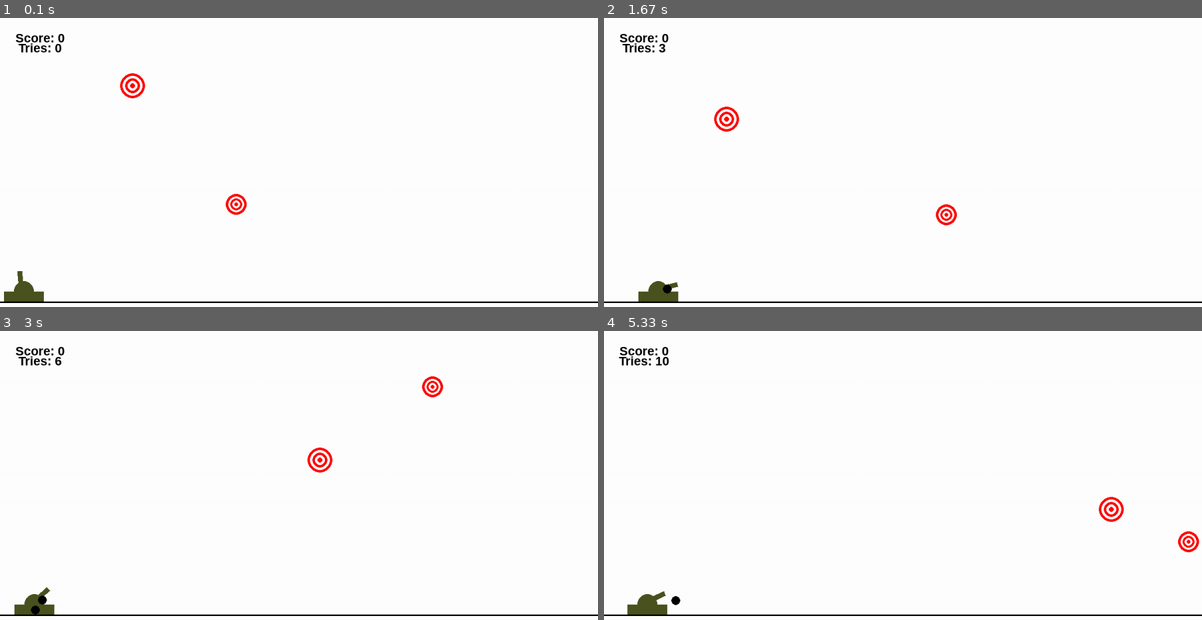
Above: before the commit, frames 1-4 (two rows, left to right).
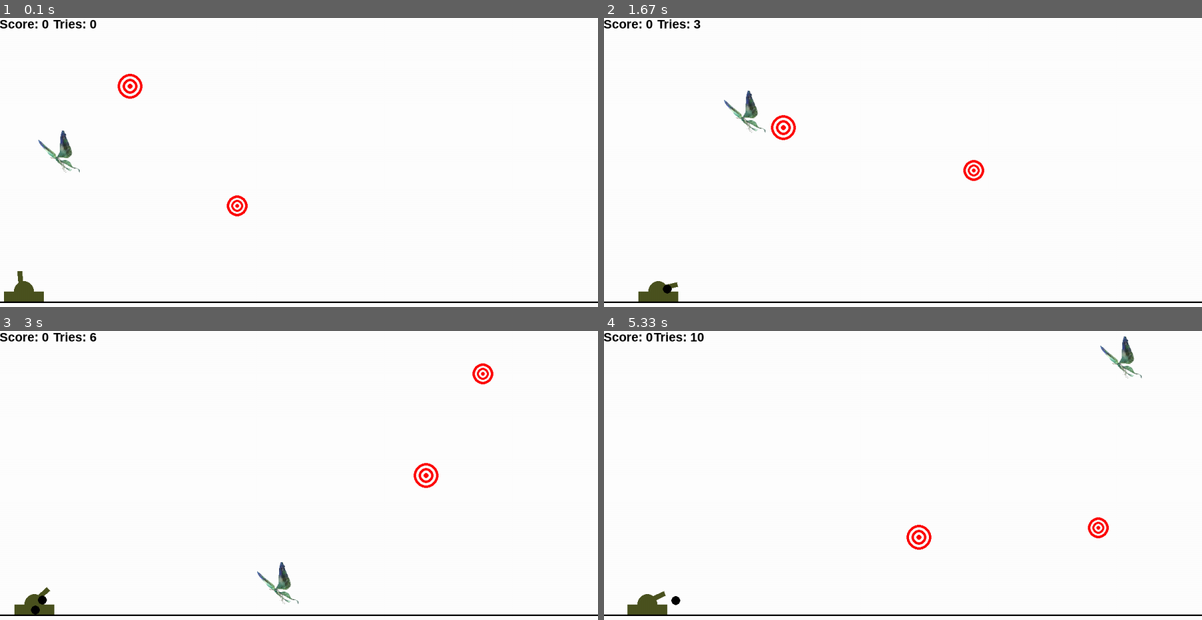
Above: after the commit, the same moments.

Repository: gnorayr/infa_2020_Gevorgyan
Game: pygame game, started from Lab 8 Cannon/Zibil.py
The game is run twice, just before and just after one commit, with the same random seed, the same clock (stepped at 60 frames per second) and the same inputs.
Inputs (mouse positions are in pixels of both pictures, inside the frame that each line leads up to):
- Up to frame 1 (0.1 s): no input
- Up to frame 2 (1.67 s): press the mouse at (1094, 159) at 0.37 s; move the mouse to (998, 174) at 0.47 s; release the mouse at (908, 185) at 0.6 s; hold Right 0.67-1.13 s; click (717, 237) at 0.75 s; hold Right 1.17-1.63 s; click (944, 228) at 1.25 s
- Up to frame 3 (3 s): hold Left 1.67-2.2 s; click (322, 579) at 1.75 s; hold Left 2.23-2.63 s; click (101, 371) at 2.32 s; hold Right from 2.67 s (still down); click (227, 437) at 2.75 s
- Up to frame 4 (5.33 s): release Right at 3.3 s; hold Left 3.33-3.8 s; click (879, 409) at 3.42 s; hold Right 3.83-4.3 s; click (1130, 371) at 3.92 s; hold Right 4.33-4.8 s; click (807, 383) at 4.42 s; hold Left from 4.83 s (still down); click (849, 510) at 4.92 s

The runs differ from the first frame. In frame 1, 1.2% of the frame differs, in the area x 0-42%, y 0-69%; in frame 2, 1.5%; in frame 3, 1.5%; in frame 4, 1.6%, in the area x 0-100%, y 0-77%.

Commit message:
butterfy added

Diff:
--- a/Lab 8 Cannon/Zibil.py
+++ b/Lab 8 Cannon/Zibil.py
@@ -16,14 +16,14 @@
 def score_count():
     font = pygame.font.SysFont('arial', 25, True)
     text_1 = font.render("Score: {}".format(score), True, BLACK)
-    screen.blit(text_1, text_1.get_rect(center=(screen_x // 15, screen_y // 15)))
+    screen.blit(text_1, text_1.get_rect(center=(screen_x // 25, screen_y // 50)))
 
 
 def tries_count():
-    tries = len(bullet)
+    tries = len(bullets)
     font = pygame.font.SysFont('arial', 25, True)
     text_1 = font.render("Tries: {}".format(tries), True, BLACK)
-    screen.blit(text_1, text_1.get_rect(center=(screen_x // 15, screen_y // 10)))
+    screen.blit(text_1, text_1.get_rect(center=(screen_x // 8, screen_y // 50)))
 
 
 class Timer:
@@ -125,13 +125,13 @@
     def __init__(self, bottom=screen_y, top=0, left=0, right=screen_x):
         self.color = RED
         self.r = ran(20, 25)
-        self.right = right - self.r
-        self.left = left + self.r
-        self.top = top + self.r
-        self.bottom = bottom - self.r
-        self.x = ran(self.left, self.right)
-        self.y = ran(self.top, self.bottom)
-        self.v = self.r / 5
+        self.right = right
+        self.left = left
+        self.top = top
+        self.bottom = bottom
+        self.x = ran(self.left + self.r, self.right - self.r)
+        self.y = ran(self.top + self.r, self.bottom - self.r)
+        self.v = self.r / 4
         self.angle = ran(0, int(2 * pi * 100))
         self.vx = self.v * cos(self.angle // 100)
         self.vy = self.v * sin(self.angle // 100)
@@ -146,18 +146,32 @@
     def move(self):
         self.x += self.vx
         self.y += self.vy
-        if self.x > self.right:
+        if self.x > self.right - self.r:
             self.vx = -abs(self.vx)
-        if self.y > self.bottom:
+        if self.y > self.bottom - self.r:
             self.vy = -abs(self.vy)
-        if self.x < self.left:
+        if self.x < self.left + self.r:
             self.vx = abs(self.vx)
-        if self.y < self.top:
+        if self.y < self.top + self.r:
             self.vy = abs(self.vy)
 
     def is_touching(self, other: Bullet):
         dist = ((self.x - other.x) ** 2 + (self.y - other.y) ** 2) ** 0.5
         return dist <= self.r + other.r
+
+
+class Butterfly(Target):
+    def __init__(self):
+        super().__init__()
+        self.r = ran(30, 45)
+
+    def draw(self):
+        butterfly_pic = pygame.image.load('moonlight_butterfly.png')
+        butterfly_pic = pygame.transform.scale(butterfly_pic, (self.r * 2, self.r * 2))
+        screen.blit(butterfly_pic, (self.x - self.r, self.y - self.r))
+
+    def is_touching(self, other: Bullet):
+        pass
 
 
 finished = False
@@ -167,7 +181,8 @@
 ground = Ground()
 cannon = Cannon(40, y=ground.y)
 target_list = [Target(ground.y) for i in range(2)]
-bullet = []
+bullets = []
+butterfly = (Butterfly())
 while not finished:
     clock.tick(FPS)
     ground.draw()
@@ -176,26 +191,28 @@
     cannon.muzzle_move()
     score_count()
     tries_count()
-    for unit in bullet:
-        unit.move()
-        unit.draw()
+    butterfly.draw()
+    butterfly.move()
+    for bullet in bullets:
+        bullet.move()
+        bullet.draw()
     for target in target_list:
         target.draw()
         target.move()
-        for bul in bullet:
-            if target.is_touching(bul):
+        for bullet in bullets:
+            if target.is_touching(bullet):
                 target_list.remove(target)
                 target_list.append(Target(ground.y))
-                bullet = []
+                bullets = []
                 score += 1
 
     for event in pygame.event.get():
         if event.type == pygame.QUIT:
             finished = True
         elif event.type == pygame.MOUSEBUTTONUP:
-            bullet.append(Bullet(cannon.x + cannon.side * cos(cannon.angle) + 0.5 * cannon.width * sin(cannon.angle),
-                                 cannon.y + cannon.side * sin(cannon.angle) - 0.5 * cannon.width * cos(cannon.angle),
-                                 1.3 * (cannon.side - cannon.start_side), cannon.width))
+            bullets.append(Bullet(cannon.x + cannon.side * cos(cannon.angle) + 0.5 * cannon.width * sin(cannon.angle),
+                                  cannon.y + cannon.side * sin(cannon.angle) - 0.5 * cannon.width * cos(cannon.angle),
+                                  1.3 * (cannon.side - cannon.start_side), cannon.width))
 
     pygame.display.update()
     screen.fill(WHITE)
Binary file added: Lab 8 Cannon/moonlight_butterfly.png
